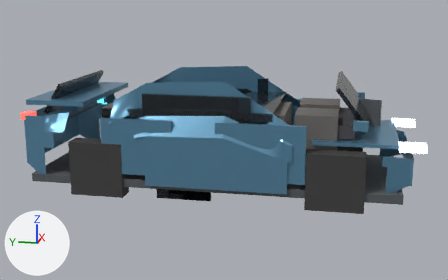
Two versions of the glTF model assets/models/compact_sedan.glb, one commit apart.
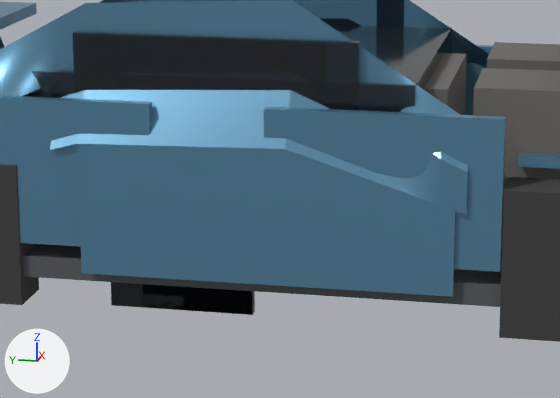
Each version appears first whole from a 50 mm camera at (-7.74, -1.58, 2.49) aimed at (-0.01, -0.03, 0.56), and next in a close-up on the part from 26% to 73% of the width and 29% to 83% of the height. Arrows for +X, +Y and +Z are at lower left; the lights stay in place. The first two pictures are the older version. Where no turn or scale is listed for an object, it has been applied to the vertices.

Objects in the first close-up: 'body_mesh', 'cab_mesh', 'door_fr_mesh', 'door_rr_mesh', 'seat_l', 'seat_r', 'seat_rear', 'tire_fr', 'tire_rr', 'trim_mesh', 'window_fixed_r', 'window_fl_mesh', 'window_rl_mesh', 'window_rr_mesh' and 4 more.
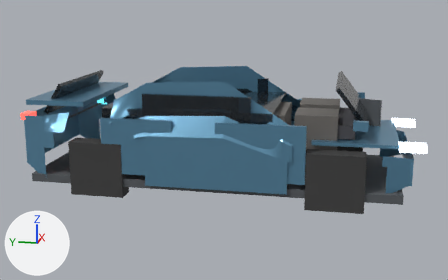
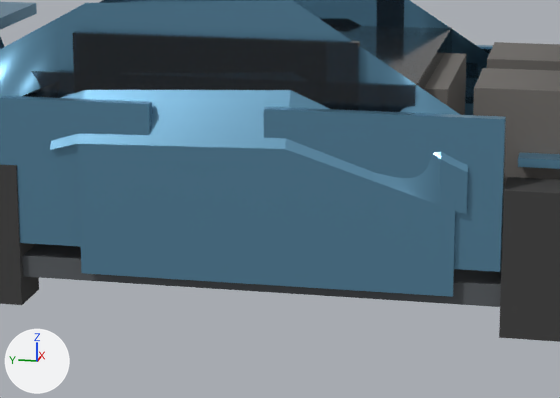
Location of each change, [x1, y1, x2, y2] in pixels of the close-ups (560 x 398 px):
'window_fl_mesh', moved
    before: [111, 282, 254, 315]
    after: [465, 49, 491, 104]
'window_rl_mesh', moved (not visible afterwards)
    before: [143, 284, 254, 315]

Edits to the bpy script that builds the scene:
```text
Change ob_window_fl_mesh:
    ob_window_fl_mesh.location: (-0.01, 0.525, -0.14) -> (0.865, -0.625, 0.82)
Change ob_window_fr_mesh:
    ob_window_fr_mesh.location: (0.01, 0.525, -0.14) -> (-0.865, -0.625, 0.82)
Change ob_window_rl_mesh:
    ob_window_rl_mesh.location: (-0.01, 0.44, -0.14) -> (0.865, 0.86, 0.82)
Change ob_window_rr_mesh:
    ob_window_rr_mesh.location: (0.01, 0.44, -0.14) -> (-0.865, 0.86, 0.82)
```
